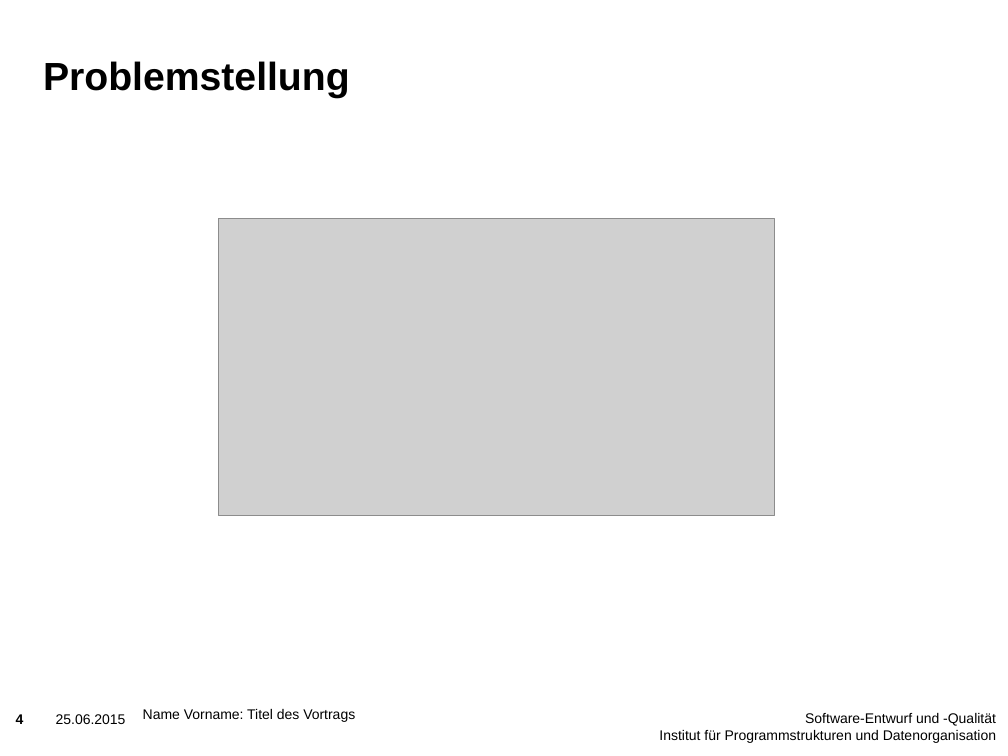
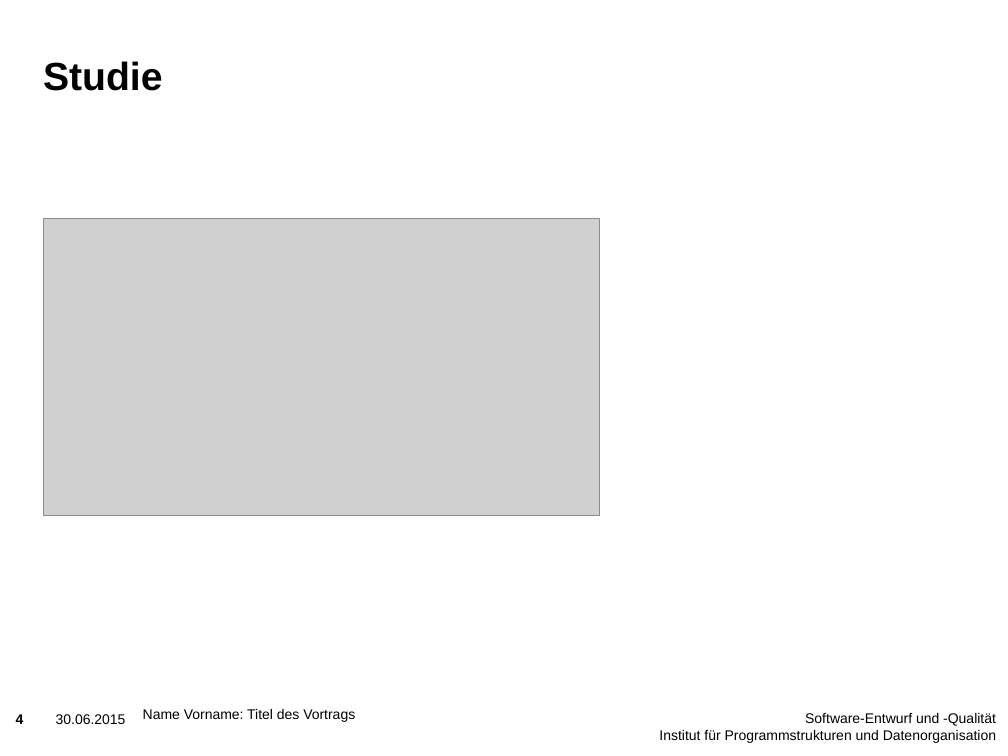
Before and after one commit to holzleube/hotTopics, a slide deck: slide 4 of Vortrag/Vortrag.pptx. Drawn at 1008x756 pixels with LibreOffice and Linux fonts; fonts in the diff are those of the drawing; grey boxes stand for pictures; background and template pictures are left out. Boxes give left, top, right and bottom in pixels: in the first picture for what was removed or moved away, otherwise in the second. Text is boxed around its words. In the diff, an @@ line names an element or a change of style, - is before the commit and + after.

```diff
--- a/Vortrag/Vortrag.pptx
+++ b/Vortrag/Vortrag.pptx
@@ title at box(43, 61, 163, 91): text changed @@
-Problemstellung
+Studie
@@ picture: place and size @@
-picture at box(219, 219, 775, 516)
+picture at box(43, 219, 600, 516)
@@ text at box(56, 714, 126, 724): text changed @@
-25.06.2015
+30.06.2015
```
Also in this commit, not shown: 11 other slides changed.
